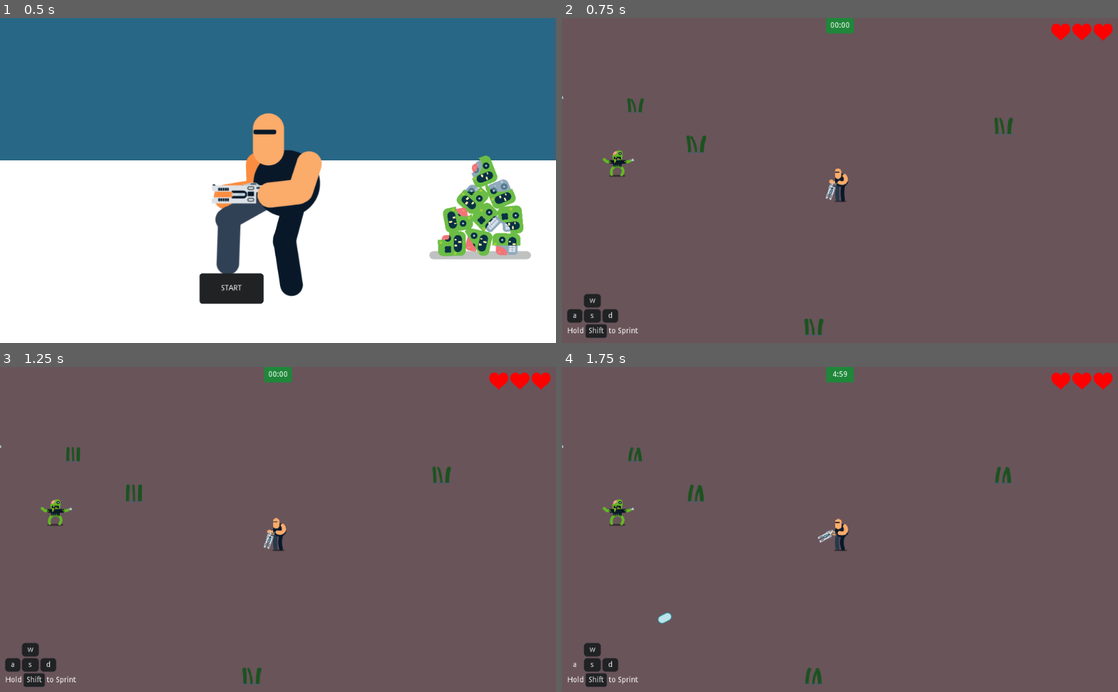
Above: before the commit, frames 1-4 (two rows, left to right).
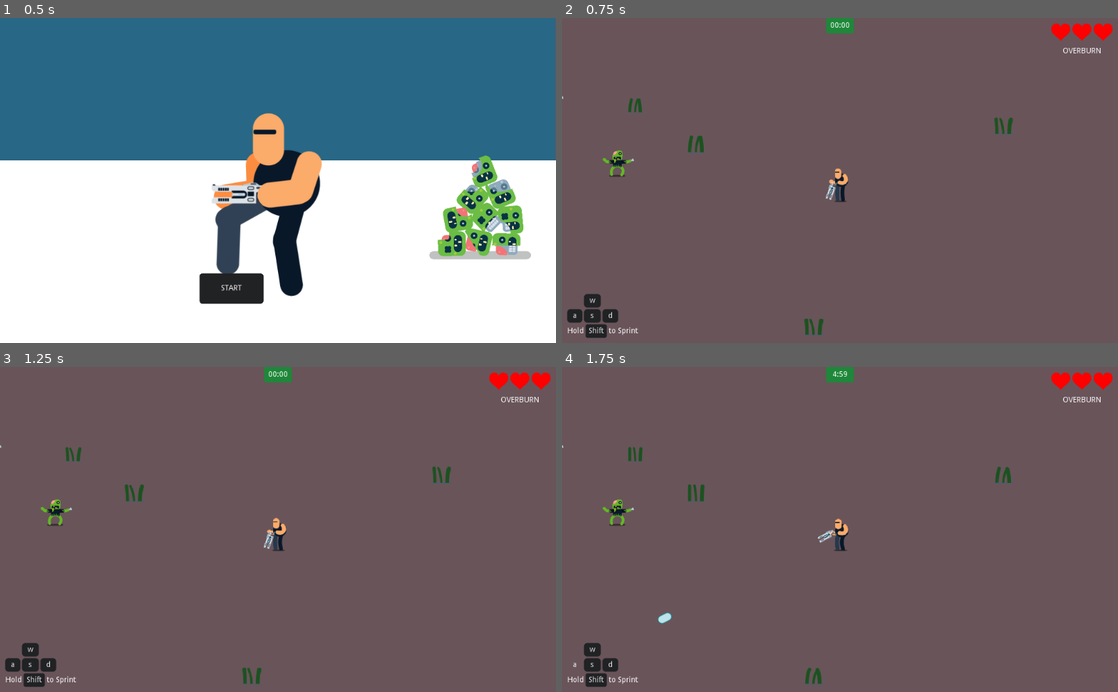
Above: after the commit, the same moments.

Repository: zaksnet/GameDev.tv-Jam
Game: Godot game, scene res://Game.tscn
The game is run twice, just before and just after one commit, with the same random seed, the same clock (stepped at 60 frames per second) and the same inputs. Sound files missing from this copy of the repository are replaced by a short silence.
Inputs:
- Up to frame 1 (0.5 s): no input
- Up to frame 2 (0.75 s): click "START" at 0.5 s
- Up to frame 3 (1.25 s): no input
- Up to frame 4 (1.75 s): click "a" at 1.25 s

Frame 1 is identical in both runs. In frame 2, 0.2% of the frame differs, in the area x 11-97%, y 9-41%; in frame 3, 0.2%; in frame 4, 0.2%.
Error after the commit: Attempt to call function 'add_stylebox_override' in base 'null instance' on a null instance. (res://Scenes/Levels/Level1.gd:28)

Commit message:
Plasma cannon burnout/pierce through

Diff:
--- /dev/null
+++ b/Blaster/AreaDamage.gd
@@ -0,0 +1,15 @@
+extends Node2D
+
+var shape_scale = 1
+var damage = 60
+
+func _ready():
+	var shape: CircleShape2D = $Area2D/CollisionShape2D.shape
+	shape.radius = shape.radius * shape_scale
+
+
+
+func _on_Area2D_body_entered(body: Node):
+	if body.has_method("take_damage"):
+		body.take_damage(rotation, damage)
+		pass
--- a/Blaster/Blaster.gd
+++ b/Blaster/Blaster.gd
@@ -6,12 +6,18 @@
 var active = false
 var active_charge
 var charge_level
+var overcharge = 100
+var charging = false
 
 func _ready():
 	pass # Replace with function body.
 
 func shoot():
-	# "Muzzle" is a Position2D placed at the barrel of the gun.
+	if overcharge < 0 or charging:
+		charging = true
+		return
+
+	overcharge -= 10
 	var b = Bullet.instance()
 	var rot = rotation
 	var pos = $BulletPoint.global_position
@@ -26,6 +32,13 @@
 func _physics_process(delta):
 	var pos = get_global_mouse_position()
 
+	if overcharge < 100:
+		overcharge += 15 * delta
+	#print(overcharge)
+
+	if charging and overcharge >= 100:
+		charging = false
+
 	look_at(pos)
 	if rotation_degrees > 360:
 		rotation_degrees = 0
@@ -39,7 +52,7 @@
 		flip_v = false
 
 
-	if Input.is_action_just_pressed('attack') and !Input.is_action_pressed("Sprint"):
+	if Input.is_action_just_pressed('attack') and !Input.is_action_pressed("Sprint") and not charging:
 
 		active_charge = plasma_charge.instance()
 		active_charge.position = $BulletPoint.position
--- a/Blaster/PlasmaCharge.gd
+++ b/Blaster/PlasmaCharge.gd
@@ -1,7 +1,7 @@
 extends Node2D
 
 var charging_timer = 5
-var charge_level = 0
+var charge_level: int = 0
 
 func _ready():
 	$Timer.start(charging_timer)
--- /dev/null
+++ b/Blaster/Weapons/AreaDamage.tscn
@@ -0,0 +1,15 @@
+[gd_scene load_steps=3 format=2]
+
+[ext_resource path="res://Blaster/AreaDamage.gd" type="Script" id=1]
+
+[sub_resource type="CircleShape2D" id=1]
+radius = 81.0238
+
+[node name="AreaDamage" type="Node2D"]
+script = ExtResource( 1 )
+
+[node name="Area2D" type="Area2D" parent="."]
+
+[node name="CollisionShape2D" type="CollisionShape2D" parent="Area2D"]
+shape = SubResource( 1 )
+[connection signal="body_entered" from="Area2D" to="." method="_on_Area2D_body_entered"]
--- a/Blaster/bullet.gd
+++ b/Blaster/bullet.gd
@@ -15,10 +15,16 @@
 	var collision = move_and_collide(velocity * delta)
 
 	if collision and collision.collider.name != "Player":
+		# Make sure we only collide once with the same object
+		add_collision_exception_with(collision.collider)
+
 		var inst = explosion.instance()
 		inst.global_position = global_position
 		collision.collider.get_parent().add_child(inst)
-		queue_free()
+		if charge_level <= 1:
+			queue_free()
+		else:
+			charge_level -= 1
 #		velocity = velocity.bounce(collision.normal)
 		if collision.collider.has_method("take_damage"):
 			collision.collider.take_damage(rotation, damage)
--- a/Game.tscn
+++ b/Game.tscn
@@ -339,7 +339,7 @@
 visible = false
 position = Vector2( 519.992, 303.186 )
 frames = SubResource( 7 )
-frame = 38
+frame = 24
 playing = true
 
 [node name="Panel" type="Panel" parent="Node2D"]
--- a/Scenes/Levels/Level1.gd
+++ b/Scenes/Levels/Level1.gd
@@ -3,9 +3,13 @@
 var grass = preload("res://Scenes/Grass/Grass.tscn")
 var game_over_time: float = 300
 
-# Game play code should not be in this script file...
+onready var overburn = $UI/MarginContainer2/VBoxContainer/MarginContainer/Overburn
+onready var overburn_style = StyleBoxFlat.new()
+
+# Game play code should not be in this file...
 
 func _ready():
+	set_overburn_style()
 	$Boss.connect("spawn_zombies", self, "spawn_zombies")
 	$Player.connect("damage_taken", self, "check_player_health")
 	$Boss.connect("camera_shake", self, "camera_shake")
@@ -14,6 +18,14 @@
 	reset_hearts()
 	generate_grass()
 	$StageMusic.play()
+
+func set_overburn_style():
+	overburn_style.bg_color = Color(0, 100, 0)
+	overburn_style.corner_radius_bottom_left = 5
+	overburn_style.corner_radius_bottom_right = 5
+	overburn_style.corner_radius_top_left = 5
+	overburn_style.corner_radius_top_right = 5
+	overburn.add_stylebox_override("panel", overburn_style)
 
 
 func generate_grass():
@@ -83,20 +95,34 @@
 func _process(delta):
 	check_player_health()
 
+	var overburn_level = $Player/Blaster.overcharge
+	var charging  = $Player/Blaster.charging
+
+	# TODO: Replace static width
+	var width = 115 * overburn_level / 100
+	if width < 0:
+		width = 0
+	overburn.rect_size.x = width
+	if charging:
+		overburn_style.bg_color = Color(0.5, 0.1, 0.1)
+		$UI/MarginContainer2/VBoxContainer/MarginContainer/OverburnLabel.visible = true
+	else:
+		overburn_style.bg_color = Color(0.1, 0.5, 0.1)
+		$UI/MarginContainer2/VBoxContainer/MarginContainer/OverburnLabel.visible = false
 
 func check_player_health():
 	var playerLife = $Player.life
-	$UI/MarginContainer2/HBoxContainer/Heart1.modulate = Color(1, 1, 1, 1) if playerLife > 2 else Color(0, 0, 0, 1)
-	$UI/MarginContainer2/HBoxContainer/Heart2.modulate = Color(1, 1, 1, 1) if playerLife > 1 else Color(0, 0, 0, 1)
+	$UI/MarginContainer2/VBoxContainer/HBoxContainer/Heart1.modulate = Color(1, 1, 1, 1) if playerLife > 2 else Color(0, 0, 0, 1)
+	$UI/MarginContainer2/VBoxContainer/HBoxContainer/Heart2.modulate = Color(1, 1, 1, 1) if playerLife > 1 else Color(0, 0, 0, 1)
 
 	if playerLife <= 0:
 		game_over()
 
 
 func reset_hearts():
-	$UI/MarginContainer2/HBoxContainer/Heart1.modulate = Color(1, 1, 1, 1)
-	$UI/MarginContainer2/HBoxContainer/Heart2.modulate = Color(1, 1, 1, 1)
-	$UI/MarginContainer2/HBoxContainer/Heart3.modulate = Color(1, 1, 1, 1)
+	$UI/MarginContainer2/VBoxContainer/HBoxContainer/Heart1.modulate = Color(1, 1, 1, 1)
+	$UI/MarginContainer2/VBoxContainer/HBoxContainer/Heart2.modulate = Color(1, 1, 1, 1)
+	$UI/MarginContainer2/VBoxContainer/HBoxContainer/Heart3.modulate = Color(1, 1, 1, 1)
 
 
 func spawn_zombies():
--- a/Scenes/Levels/Level1.tscn
+++ b/Scenes/Levels/Level1.tscn
@@ -123,6 +123,7 @@
 [ext_resource path="res://Tiles/Fence.tscn" type="PackedScene" id=121]
 [ext_resource path="res://Assets/Herb.svg" type="Texture" id=122]
 [ext_resource path="res://Scenes/Grass/Grass.tscn" type="PackedScene" id=123]
+[ext_resource path="res://UI/Burnout.gd" type="Script" id=124]
 
 [sub_resource type="RectangleShape2D" id=1]
 extents = Vector2( 7, 10 )
@@ -137,15 +138,15 @@
 
 [sub_resource type="SpriteFrames" id=3]
 animations = [ {
+"frames": [ ExtResource( 69 ), ExtResource( 64 ), ExtResource( 65 ), ExtResource( 66 ), ExtResource( 67 ), ExtResource( 68 ), ExtResource( 60 ), ExtResource( 61 ), ExtResource( 62 ), ExtResource( 63 ), ExtResource( 57 ), ExtResource( 56 ), ExtResource( 59 ), ExtResource( 58 ), ExtResource( 52 ), ExtResource( 50 ), ExtResource( 51 ), ExtResource( 53 ), ExtResource( 55 ), ExtResource( 54 ) ],
+"loop": true,
+"name": "Attack",
+"speed": 15.0
+}, {
 "frames": [ ExtResource( 44 ), ExtResource( 39 ), ExtResource( 38 ), ExtResource( 37 ), ExtResource( 40 ), ExtResource( 43 ), ExtResource( 46 ), ExtResource( 41 ), ExtResource( 42 ), ExtResource( 45 ) ],
 "loop": true,
 "name": "Idle",
 "speed": 10.0
-}, {
-"frames": [ ExtResource( 69 ), ExtResource( 64 ), ExtResource( 65 ), ExtResource( 66 ), ExtResource( 67 ), ExtResource( 68 ), ExtResource( 60 ), ExtResource( 61 ), ExtResource( 62 ), ExtResource( 63 ), ExtResource( 57 ), ExtResource( 56 ), ExtResource( 59 ), ExtResource( 58 ), ExtResource( 52 ), ExtResource( 50 ), ExtResource( 51 ), ExtResource( 53 ), ExtResource( 55 ), ExtResource( 54 ) ],
-"loop": true,
-"name": "Attack",
-"speed": 15.0
 }, {
 "frames": [ ExtResource( 81 ), ExtResource( 85 ), ExtResource( 86 ), ExtResource( 82 ), ExtResource( 83 ), ExtResource( …(705 unchanged characters)…
 "loop": true,
@@ -220,6 +221,13 @@
 corner_radius_bottom_right = 3
 corner_radius_bottom_left = 3
 
+[sub_resource type="StyleBoxFlat" id=18]
+bg_color = Color( 0.12549, 0.133333, 0.141176, 1 )
+corner_radius_top_left = 5
+corner_radius_top_right = 5
+corner_radius_bottom_right = 5
+corner_radius_bottom_left = 5
+
 [sub_resource type="Shader" id=13]
 code = "shader_type canvas_item;
 
@@ -273,20 +281,20 @@
 [node name="YSort" type="YSort" parent="."]
 
 [node name="Grass" parent="YSort" instance=ExtResource( 123 )]
-frame = 11
+frame = 1
 
 [node name="Grass2" type="AnimatedSprite" parent="YSort"]
 position = Vector2( -172, 189 )
 scale = Vector2( 0.2, 0.2 )
 frames = SubResource( 2 )
-frame = 12
+frame = 2
 playing = true
 
 [node name="Grass3" type="AnimatedSprite" parent="YSort"]
 position = Vector2( 159, 187 )
 scale = Vector2( 0.25, 0.25 )
 frames = SubResource( 2 )
-frame = 11
+frame = 1
 playing = true
 
 [node name="Player" parent="." instance=ExtResource( 1 )]
@@ -353,7 +361,7 @@
 [node name="AnimatedSprite" type="AnimatedSprite" parent="Boss"]
 frames = SubResource( 3 )
 animation = "WakeUp"
-frame = 30
+frame = 28
 playing = true
 
 [node name="CollisionPolygon2D" type="CollisionPolygon2D" parent="Boss"]
@@ -573,15 +581,19 @@
 "_edit_use_anchors_": false
 }
 
-[node name="HBoxContainer" type="HBoxContainer" parent="UI/MarginContainer2"]
+[node name="VBoxContainer" type="VBoxContainer" parent="UI/MarginContainer2"]
 margin_top = 10.0
 margin_right = 113.0
-margin_bottom = 42.0
-__meta__ = {
-"_edit_use_anchors_": false
-}
-
-[node name="Heart1" type="TextureRect" parent="UI/MarginContainer2/HBoxContainer"]
+margin_bottom = 71.0
+
+[node name="HBoxContainer" type="HBoxContainer" parent="UI/MarginContainer2/VBoxContainer"]
+margin_right = 113.0
+margin_bottom = 32.0
+__meta__ = {
+"_edit_use_anchors_": false
+}
+
+[node name="Heart1" type="TextureRect" parent="UI/MarginContainer2/VBoxContainer/HBoxContainer"]
 margin_right = 35.0
 margin_bottom = 32.0
 rect_min_size = Vector2( 35, 32 )
@@ -591,7 +603,7 @@
 "_edit_use_anchors_": false
 }
 
-[node name="Heart2" type="TextureRect" parent="UI/MarginContainer2/HBoxContainer"]
+[node name="Heart2" type="TextureRect" parent="UI/MarginContainer2/VBoxContainer/HBoxContainer"]
 margin_left = 39.0
 margin_right = 74.0
 margin_bottom = 32.0
@@ -602,7 +614,7 @@
 "_edit_use_anchors_": false
 }
 
-[node name="Heart3" type="TextureRect" parent="UI/MarginContainer2/HBoxContainer"]
+[node name="Heart3" type="TextureRect" parent="UI/MarginContainer2/VBoxContainer/HBoxContainer"]
 modulate = Color( 0, 0, 0, 1 )
 margin_left = 78.0
 margin_right = 113.0
@@ -613,6 +625,29 @@
 __meta__ = {
 "_edit_use_anchors_": false
 }
+
+[node name="Burnout" type="MarginContainer" parent="UI/MarginContainer2/VBoxContainer"]
+margin_top = 36.0
+margin_right = 113.0
+margin_bottom = 61.0
+custom_constants/margin_top = 5
+script = ExtResource( 124 )
+
+[node name="Overburn" type="Panel" parent="UI/MarginContainer2/VBoxContainer/Burnout"]
+margin_top = 5.0
+margin_bottom = 25.0
+rect_min_size = Vector2( 0, 20 )
+size_flags_horizontal = 0
+custom_styles/panel = SubResource( 18 )
+
+[node name="OverburnLabel" type="Label" parent="UI/MarginContainer2/VBoxContainer/Burnout"]
+margin_top = 8.0
+margin_right = 113.0
+margin_bottom = 22.0
+text = "OVERBURN"
+align = 1
+
+[node name="Timer" type="Timer" parent="UI/MarginContainer2/VBoxContainer/Burnout"]
 
 [node name="GameOverScreen" type="PanelContainer" parent="UI"]
 pause_mode = 2
@@ -708,5 +743,6 @@
 [connection signal="body_entered" from="Herb/Area2D" to="." method="_on_Area2D_body_entered"]
 [connection signal="body_entered" from="Boss/Area2D" to="Boss/FSM/Sleeping" method="_on_Area2D_body_entered"]
 [connection signal="timeout" from="Boss/Timer" to="Boss/FSM/Idle" method="_on_Timer_timeout"]
+[connection signal="timeout" from="UI/MarginContainer2/VBoxContainer/Burnout/Timer" to="UI/MarginContainer2/VBoxContainer/Burnout" method="_on_Timer_timeout"]
 [connection signal="pressed" from="UI/GameOverScreen/HBoxContainer/Restart" to="." method="_on_Restart_pressed"]
 [connection signal="timeout" from="GameTimer" to="." method="_on_GameTimer_timeout"]
--- a/Scenes/Zombie/Enemy.gd
+++ b/Scenes/Zombie/Enemy.gd
@@ -107,7 +107,7 @@
 func push_back(rot):
 	#look_at(playerNode.position)
 
-	velocity = Vector2(1000,  0).rotated(rot)
+	velocity = Vector2(3000,  0).rotated(rot)
 	velocity = move_and_slide(velocity)
 
 
--- /dev/null
+++ b/UI/Burnout.gd
@@ -0,0 +1,8 @@
+extends Control
+
+func burnout():
+	$Timer.start()
+
+
+func _on_Timer_timeout():
+	$OverburnLabel.visible = !$OverburnLabel.visible
Not shown, changed: .mono/metadata/ide_server_meta.txt
Not shown: 1 places in Scenes/Levels/Level1.tscn that only renumber resources
Not shown, changed: .gitignore
